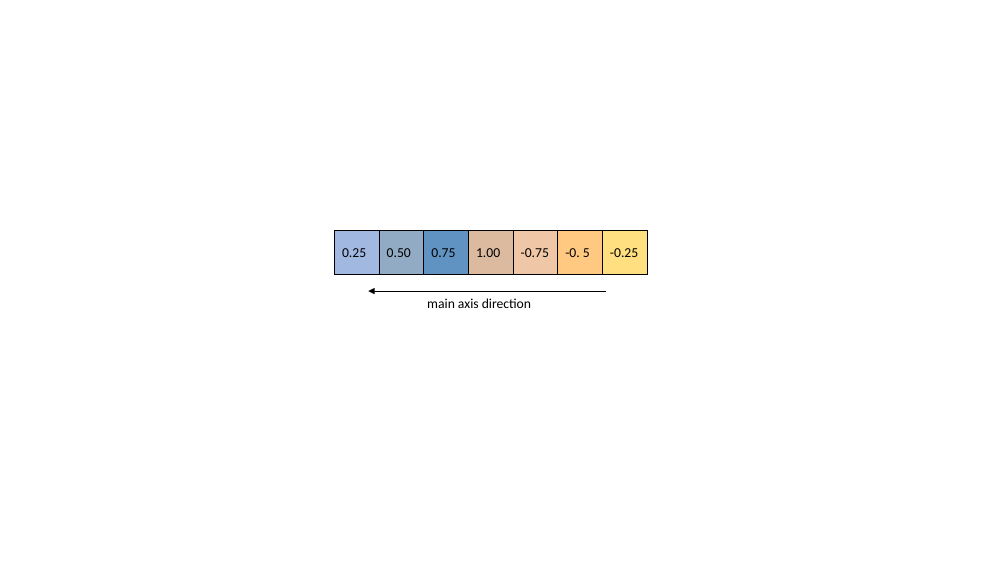
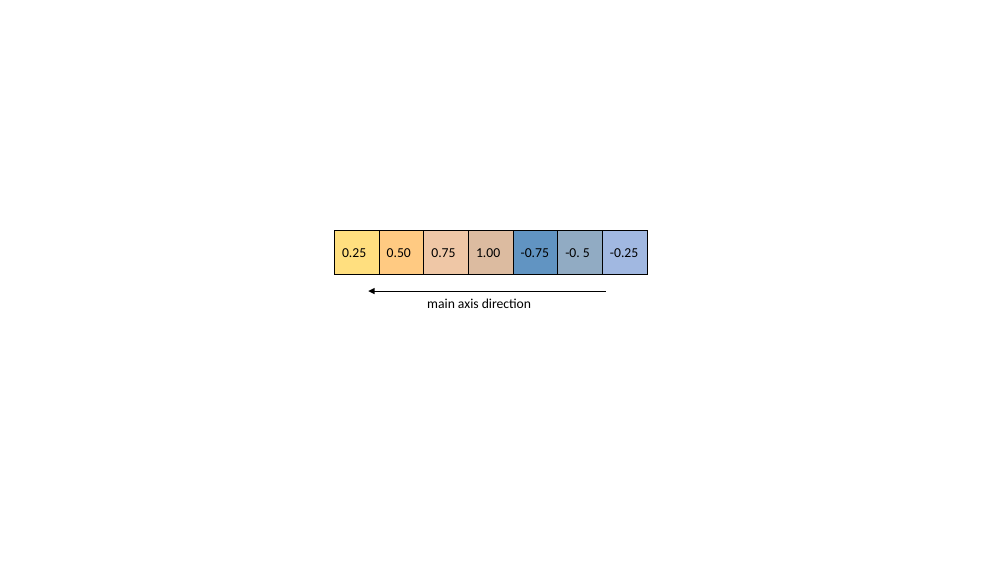
Before and after one commit to jakobbaumgartner/Gradient-3D, a slide deck: slide 3 of Articles/ERK/schemes.pptx. Drawn at 1008x567 pixels with LibreOffice and Linux fonts; fonts in the diff are those of the drawing. Boxes give left, top, right and bottom in pixels: in the first picture for what was removed or moved away, otherwise in the second. Text is boxed around its words. In the diff, an @@ line names an element or a change of style, - is before the commit and + after.

```diff
--- a/Articles/ERK/schemes.pptx
+++ b/Articles/ERK/schemes.pptx
@@ rectangle at (x1=335, y1=231, x2=380, y2=275): fill #4472C4 at 50% opacity to #FFDF7F @@
@@ rectangle at (x1=380, y1=231, x2=424, y2=275): fill #235888 at 50% opacity to #FFCA82 @@
@@ rectangle at (x1=424, y1=231, x2=469, y2=275): fill #2C70AE at 75% opacity to #EFC7A6 @@
@@ rectangle at (x1=469, y1=231, x2=513, y2=275): fill #BA7741 at 50% opacity to #DCBBA0 @@
@@ rectangle at (x1=513, y1=231, x2=558, y2=275): fill #E08F4E at 50% opacity to #6194C2 @@
@@ rectangle at (x1=558, y1=231, x2=603, y2=275): fill #FFB858 at 75% opacity to #91ABC3 @@
@@ rectangle at (x1=603, y1=231, x2=647, y2=275): fill #FFC000 at 50% opacity to #A1B8E1 @@
```
Also in this commit, not shown: 1 other file.
